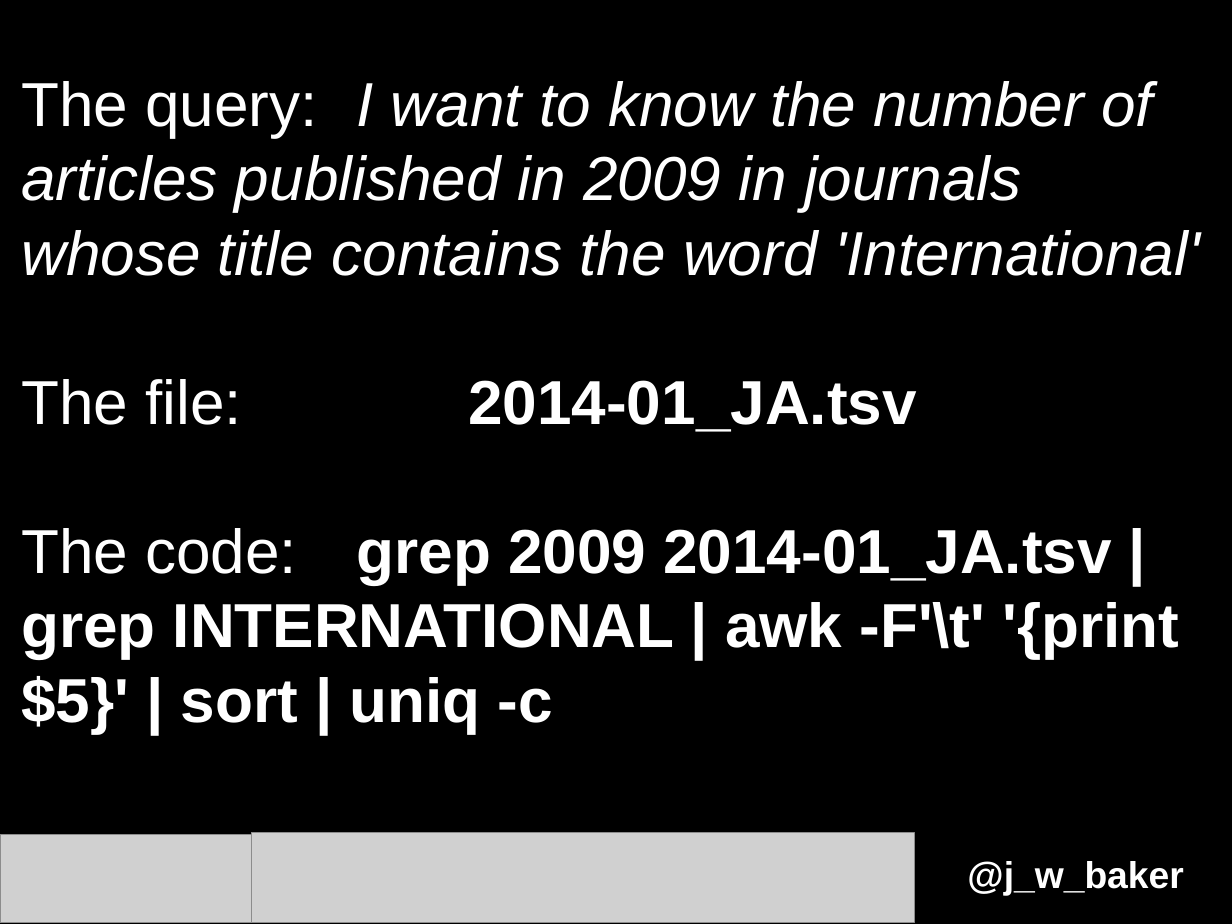
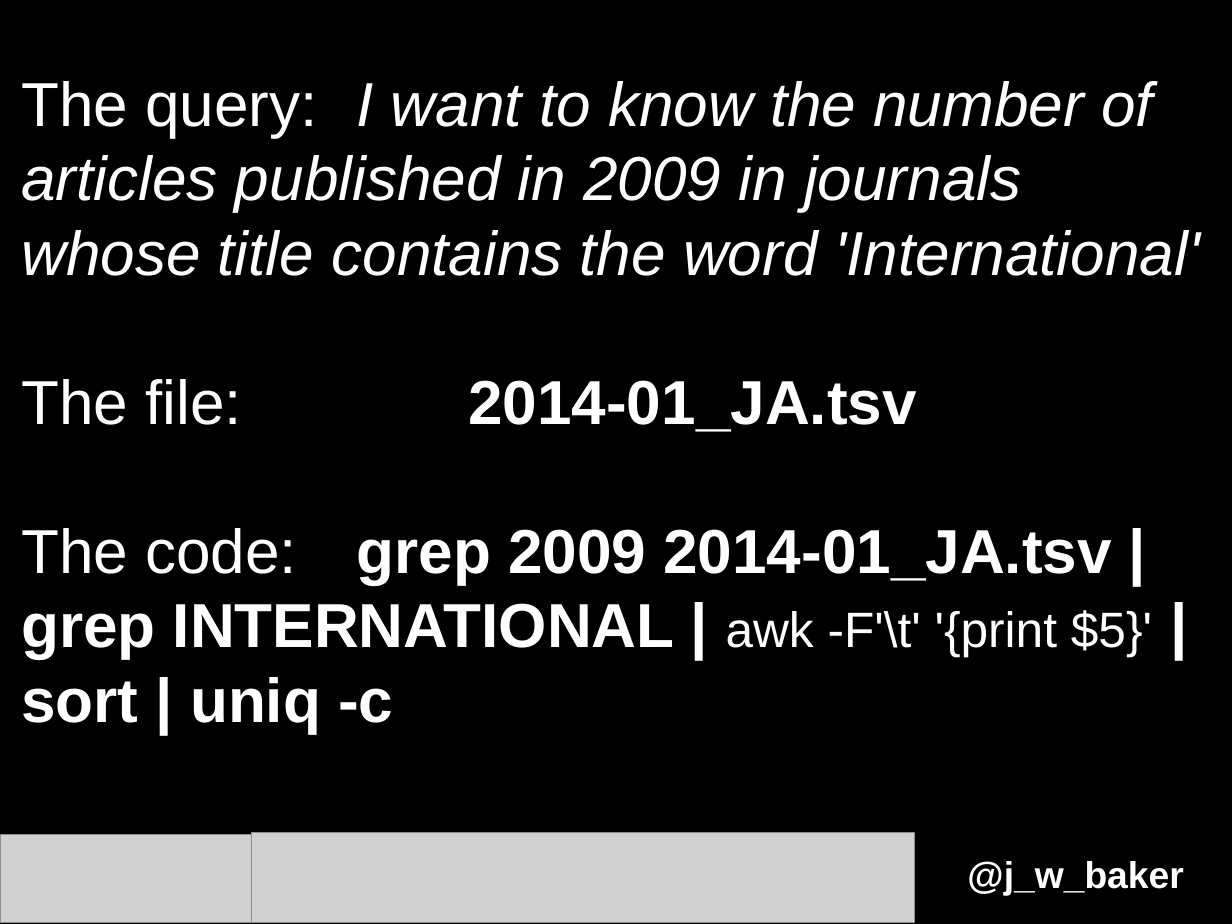
Before and after one commit to data-lessons/library-shell-DEPRECATED, a slide deck: slide 5 of lesson-materials/LibCarp-lesson-two-deck.odp. Drawn at 1232x924 pixels with LibreOffice and Linux fonts; fonts in the diff are those of the drawing; grey boxes stand for pictures. Boxes give left, top, right and bottom in pixels: in the first picture for what was removed or moved away, otherwise in the second. Text is boxed around its words. In the diff, an @@ line names an element or a change of style, - is before the commit and + after.

```diff
--- a/lesson-materials/LibCarp-lesson-two-deck.odp
+++ b/lesson-materials/LibCarp-lesson-two-deck.odp
@@ text at <box>21,528,1152,733</box>: size 40 to 32 pt, bold off in "awk -F'\t' '{print $5}'" @@
```
Also in this commit, not shown: 1 other slide changed, 5 other files.
